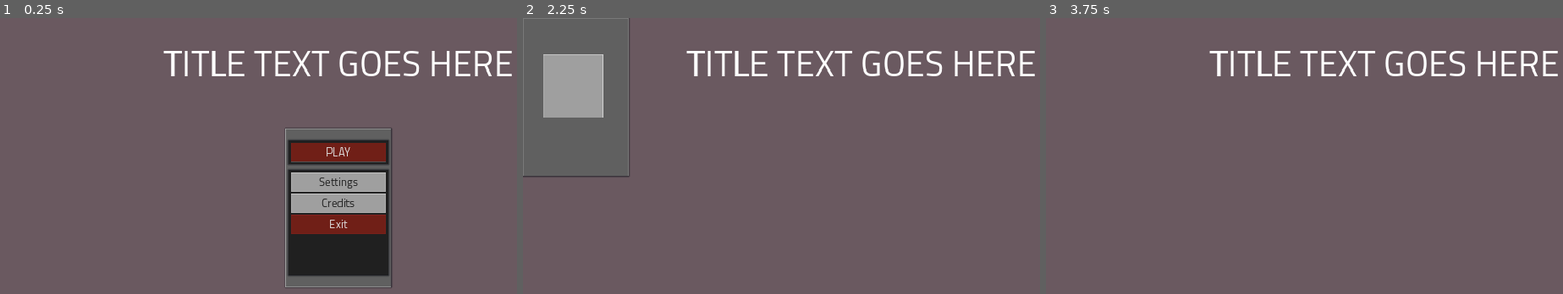
Above: before the commit, frames 1-3 (left to right).
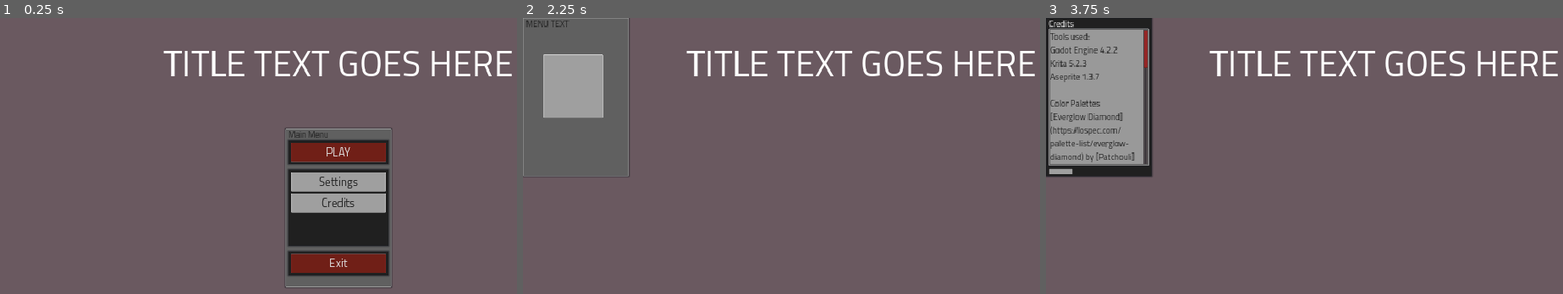
Above: after the commit, the same moments.

Repository: MindVisceral/BoneTD
Game: Godot game, scene res://UI/MainMenu/MainMenu.tscn
Two runs of this game, one before a commit and one after it. Both use one fixed random seed, a clock stepped at 60 frames per second and the inputs below.
Inputs (mouse positions are in pixels of both pictures, inside the frame that each line leads up to):
- Up to frame 1 (0.25 s): no input
- Up to frame 2 (2.25 s): click (859, 133) at 0.5 s; click (859, 282) at 1.25 s; click "Settings" at 2 s
- Up to frame 3 (3.75 s): click (1097, 87) at 2.75 s; click "Credits" at 3.5 s

The runs differ from the first frame. In frame 1, 3.5% of the frame differs, in the area x 55-76%, y 40-98%; in frame 2, 0.2%; in frame 3, 11%, in the area x 0-21%, y 0-58%.
Error before the commit: Invalid assignment of property or key 'visible' with value of type 'bool' on a base object of type 'Nil'. (res://UI/MainMenu/MainMenuManager.gd:67)

Commit message:
Finished Credits Menu visuals

Diff:
--- a/UI/DraggableMenu/DraggableMenu.tscn
+++ b/UI/DraggableMenu/DraggableMenu.tscn
@@ -19,6 +19,16 @@
 anchor_bottom = 1.0
 grow_horizontal = 2
 grow_vertical = 2
+
+[node name="Label" type="Label" parent="."]
+custom_minimum_size = Vector2(30, 30)
+layout_mode = 1
+anchors_preset = -1
+offset_left = 8.0
+offset_top = -4.0
+offset_right = 90.0
+offset_bottom = 32.0
+text = "MENU TEXT"
 
 [node name="DragButtonTop" type="Button" parent="."]
 custom_minimum_size = Vector2(100, 30)
--- a/UI/MainMenu/MainMenu.tscn
+++ b/UI/MainMenu/MainMenu.tscn
@@ -11,12 +11,13 @@
 grow_horizontal = 2
 grow_vertical = 2
 
-[node name="MainMenuManager" type="Node" parent="." node_paths=PackedStringArray("main_menu", "settings_menu", "current_menu", "all_menus")]
+[node name="MainMenuManager" type="Node" parent="." node_paths=PackedStringArray("menus", "main_menu", "settings_menu", "credits_menu", "current_menu")]
 script = ExtResource("1_ypm3j")
-main_menu = NodePath("../DraggableMainMenu")
-settings_menu = NodePath("../DraggableSettingsMenu")
-current_menu = NodePath("../DraggableMainMenu")
-all_menus = [NodePath("../DraggableMainMenu"), NodePath("../DraggableSettingsMenu")]
+menus = NodePath("../Menus")
+main_menu = NodePath("../Menus/DraggableMainMenu")
+settings_menu = NodePath("../Menus/DraggableSettingsMenu")
+credits_menu = NodePath("../Menus/DraggableCreditsMenu")
+current_menu = NodePath("../Menus/DraggableMainMenu")
 
 [node name="Background" type="ColorRect" parent="."]
 layout_mode = 1
@@ -53,30 +54,38 @@
 deselect_on_focus_loss_enabled = false
 drag_and_drop_selection_enabled = false
 
-[node name="DraggableMainMenu" parent="." instance=ExtResource("1_genn2")]
+[node name="Menus" type="Control" parent="."]
+anchors_preset = 0
+offset_right = 40.0
+offset_bottom = 40.0
+
+[node name="DraggableMainMenu" parent="Menus" instance=ExtResource("1_genn2")]
 custom_minimum_size = Vector2(300, 450)
 layout_mode = 1
 anchor_left = 0.422
 anchor_top = 0.292
 anchor_right = 0.578
 anchor_bottom = 0.708
-offset_left = -0.23999
-offset_top = -0.359985
-offset_right = 0.23999
-offset_bottom = 0.359985
-grow_vertical = 2
-
-[node name="DragButtonTop" parent="DraggableMainMenu" index="1"]
+offset_left = 793.12
+offset_top = 303.32
+offset_right = 1086.88
+offset_bottom = 736.68
+grow_vertical = 2
+
+[node name="Label" parent="Menus/DraggableMainMenu" index="1"]
+text = "Main Menu"
+
+[node name="DragButtonTop" parent="Menus/DraggableMainMenu" index="2"]
 anchors_preset = -1
 anchor_bottom = 0.067
 offset_bottom = -0.150002
 
-[node name="DragButtonBottom" parent="DraggableMainMenu" index="2"]
+[node name="DragButtonBottom" parent="Menus/DraggableMainMenu" index="3"]
 anchors_preset = -1
 anchor_top = 0.933
 offset_top = 0.149994
 
-[node name="VSubPanelContainer" type="VBoxContainer" parent="DraggableMainMenu"]
+[node name="VSubPanelContainer" type="VBoxContainer" parent="Menus/DraggableMainMenu"]
 layout_mode = 1
 anchors_preset = -1
 anchor_right = 1.0
@@ -89,13 +98,13 @@
 grow_vertical = 2
 theme_override_constants/separation = 16
 
-[node name="PlayDarkSubPanel" type="Panel" parent="DraggableMainMenu/VSubPanelContainer"]
+[node name="PlayDarkSubPanel" type="Panel" parent="Menus/DraggableMainMenu/VSubPanelContainer"]
 layout_mode = 2
 size_flags_vertical = 3
-size_flags_stretch_ratio = 0.23
+size_flags_stretch_ratio = 0.22
 theme_type_variation = &"DarkPanel"
 
-[node name="VBoxContainer" type="VBoxContainer" parent="DraggableMainMenu/VSubPanelContainer/PlayDarkSubPanel"]
+[node name="VBoxContainer" type="VBoxContainer" parent="Menus/DraggableMainMenu/VSubPanelContainer/PlayDarkSubPanel"]
 layout_mode = 1
 anchors_preset = -1
 anchor_right = 1.0
@@ -110,19 +119,20 @@
 localize_numeral_system = false
 mouse_filter = 2
 
-[node name="PlayButton" type="Button" parent="DraggableMainMenu/VSubPanelContainer/PlayDarkSubPanel/VBoxContainer"]
+[node name="PlayButton" type="Button" parent="Menus/DraggableMainMenu/VSubPanelContainer/PlayDarkSubPanel/VBoxContainer"]
 layout_mode = 2
 focus_mode = 0
 theme_type_variation = &"RedButton"
 action_mode = 0
 text = "PLAY"
 
-[node name="OtherDarkSubPanel" type="Panel" parent="DraggableMainMenu/VSubPanelContainer"]
+[node name="OtherDarkSubPanel" type="Panel" parent="Menus/DraggableMainMenu/VSubPanelContainer"]
 layout_mode = 2
 size_flags_vertical = 3
+size_flags_stretch_ratio = 0.7
 theme_type_variation = &"DarkPanel"
 
-[node name="VBoxContainer" type="VBoxContainer" parent="DraggableMainMenu/VSubPanelContainer/OtherDarkSubPanel"]
+[node name="VBoxContainer" type="VBoxContainer" parent="Menus/DraggableMainMenu/VSubPanelContainer/OtherDarkSubPanel"]
 layout_mode = 1
 anchors_preset = -1
 anchor_right = 1.0
@@ -135,20 +145,39 @@
 grow_vertical = 2
 theme_override_constants/separation = 6
 
-[node name="SettingsButton" type="Button" parent="DraggableMainMenu/VSubPanelContainer/OtherDarkSubPanel/VBoxContainer"]
+[node name="SettingsButton" type="Button" parent="Menus/DraggableMainMenu/VSubPanelContainer/OtherDarkSubPanel/VBoxContainer"]
 layout_mode = 2
 focus_mode = 0
 action_mode = 0
 text = "Settings"
 
-[node name="CreditsButton" type="Button" parent="DraggableMainMenu/VSubPanelContainer/OtherDarkSubPanel/VBoxContainer"]
+[node name="CreditsButton" type="Button" parent="Menus/DraggableMainMenu/VSubPanelContainer/OtherDarkSubPanel/VBoxContainer"]
 layout_mode = 2
 focus_mode = 0
 action_mode = 0
 text = "Credits
 "
 
-[node name="ExitButton" type="Button" parent="DraggableMainMenu/VSubPanelContainer/OtherDarkSubPanel/VBoxContainer"]
+[node name="ExitDarkSubPanel" type="Panel" parent="Menus/DraggableMainMenu/VSubPanelContainer"]
+layout_mode = 2
+size_flags_vertical = 3
+size_flags_stretch_ratio = 0.22
+theme_type_variation = &"DarkPanel"
+
+[node name="VBoxContainer" type="VBoxContainer" parent="Menus/DraggableMainMenu/VSubPanelContainer/ExitDarkSubPanel"]
+layout_mode = 1
+anchors_preset = -1
+anchor_right = 1.0
+anchor_bottom = 1.0
+offset_left = 8.0
+offset_top = 8.0
+offset_right = -8.0
+offset_bottom = -8.0
+grow_horizontal = 2
+grow_vertical = 2
+theme_override_constants/separation = 6
+
+[node name="ExitButton" type="Button" parent="Menus/DraggableMainMenu/VSubPanelContainer/ExitDarkSubPanel/VBoxContainer"]
 layout_mode = 2
 focus_mode = 0
 theme_type_variation = &"RedButton"
@@ -156,25 +185,26 @@
 text = "Exit
 "
 
-[node name="DraggableSettingsMenu" parent="." instance=ExtResource("1_genn2")]
+[node name="DraggableSettingsMenu" parent="Menus" instance=ExtResource("1_genn2")]
+visible = false
 custom_minimum_size = Vector2(300, 450)
 layout_mode = 1
 anchor_right = 0.156
 anchor_bottom = 0.417
-offset_right = 0.47998
-offset_bottom = -0.360016
-
-[node name="DragButtonTop" parent="DraggableSettingsMenu" index="1"]
+offset_right = 293.76
+offset_bottom = 433.32
+
+[node name="DragButtonTop" parent="Menus/DraggableSettingsMenu" index="2"]
 anchors_preset = -1
 anchor_bottom = 0.067
 offset_bottom = -0.150002
 
-[node name="DragButtonBottom" parent="DraggableSettingsMenu" index="2"]
+[node name="DragButtonBottom" parent="Menus/DraggableSettingsMenu" index="3"]
 anchors_preset = -1
 anchor_top = 0.933
 offset_top = 28.15
 
-[node name="ReturnButton" type="Button" parent="DraggableSettingsMenu"]
+[node name="ReturnButton" type="Button" parent="Menus/DraggableSettingsMenu"]
 layout_mode = 1
 anchors_preset = -1
 anchor_left = 0.193
@@ -186,11 +216,96 @@
 offset_right = -0.100006
 offset_bottom = 0.0499878
 
-[connection signal="pressed" from="DraggableMainMenu/VSubPanelContainer/PlayDarkSubPanel/VBoxContainer/PlayButton" to="MainMenuManager" method="_play_pressed"]
-[connection signal="pressed" from="DraggableMainMenu/VSubPanelContainer/OtherDarkSubPanel/VBoxContainer/SettingsButton" to="MainMenuManager" method="_settings_pressed"]
-[connection signal="pressed" from="DraggableMainMenu/VSubPanelContainer/OtherDarkSubPanel/VBoxContainer/CreditsButton" to="MainMenuManager" method="_credits_pressed"]
-[connection signal="pressed" from="DraggableMainMenu/VSubPanelContainer/OtherDarkSubPanel/VBoxContainer/ExitButton" to="MainMenuManager" method="_exit_pressed"]
-[connection signal="pressed" from="DraggableSettingsMenu/ReturnButton" to="MainMenuManager" method="_return_pressed"]
-
-[editable path="DraggableMainMenu"]
-[editable path="DraggableSettingsMenu"]
+[node name="DraggableCreditsMenu" parent="Menus" instance=ExtResource("1_genn2")]
+custom_minimum_size = Vector2(300, 450)
+layout_mode = 1
+anchor_right = 0.156
+anchor_bottom = 0.417
+offset_right = 293.76
+offset_bottom = 433.32
+
+[node name="BackgroundPanel" parent="Menus/DraggableCreditsMenu" index="0"]
+theme_type_variation = &"DarkPanel"
+
+[node name="Label" parent="Menus/DraggableCreditsMenu" index="1"]
+theme_type_variation = &"LightLabel"
+text = "Credits"
+
+[node name="DragButtonTop" parent="Menus/DraggableCreditsMenu" index="2"]
+anchors_preset = -1
+anchor_bottom = 0.067
+offset_bottom = -0.150002
+
+[node name="DragButtonBottom" parent="Menus/DraggableCreditsMenu" index="3"]
+anchors_preset = -1
+anchor_top = 0.933
+offset_top = 28.15
+
+[node name="ReturnButton" type="Button" parent="Menus/DraggableCreditsMenu"]
+layout_mode = 1
+anchors_preset = -1
+anchor_left = 0.03
+anchor_top = 0.953
+anchor_right = 0.25
+anchor_bottom = 0.987
+offset_top = 0.149963
+offset_bottom = -0.150024
+
+[node name="DefaultSubPanel" type="Panel" parent="Menus/DraggableCreditsMenu"]
+layout_mode = 1
+anchors_preset = -1
+anchor_right = 1.0
+anchor_bottom = 1.0
+offset_left = 8.0
+offset_top = 30.0
+offset_right = -8.0
+offset_bottom = -30.0
+grow_horizontal = 2
+grow_vertical = 2
+
+[node name="CreditsTextUneditable" type="TextEdit" parent="Menus/DraggableCreditsMenu/DefaultSubPanel"]
+layout_mode = 1
+anchors_preset = -1
+anchor_right = 1.0
+anchor_bottom = 1.0
+offset_left = 4.0
+offset_top = 4.0
+offset_right = -4.0
+offset_bottom = -4.0
+grow_horizontal = 2
+grow_vertical = 2
+text = "Tools used:
+Godot Engine 4.2.2
+Krita 5.2.3
+Aseprite 1.3.7
+
+Color Palettes
+[Everglow Diamond](https://lospec.com/palette-list/everglow-diamond) by [Patchouli](https://lospec.com/patchoulitei) - Modified to also feature complementary colors (on a color wheel)
+[Optimized Grayscale 4 Palette](https://lospec.com/palette-list/optimized-grayscale-4) by [Yousurname](https://lospec.com/yousurname) - Used mostly in Menus
+
+Font
+[Titillium Web](https://fonts.google.com/specimen/Titillium+Web) Regular from/by [Google](https://fonts.adobe.com/foundries/google)
+
+Inspirations/References
+Main Menu - heavily based on [Factorio](https://factorio.com/) Main Menu
+"
+placeholder_text = "[CREDITS GO HERE]"
+editable = false
+context_menu_enabled = false
+shortcut_keys_enabled = false
+drag_and_drop_selection_enabled = false
+virtual_keyboard_enabled = false
+middle_mouse_paste_enabled = false
+wrap_mode = 1
+scroll_smooth = true
+
+[connection signal="pressed" from="Menus/DraggableMainMenu/VSubPanelContainer/PlayDarkSubPanel/VBoxContainer/PlayButton" to="MainMenuManager" method="_play_pressed"]
+[connection signal="pressed" from="Menus/DraggableMainMenu/VSubPanelContainer/OtherDarkSubPanel/VBoxContainer/SettingsButton" to="MainMenuManager" method="_settings_pressed"]
+[connection signal="pressed" from="Menus/DraggableMainMenu/VSubPanelContainer/OtherDarkSubPanel/VBoxContainer/CreditsButton" to="MainMenuManager" method="_credits_pressed"]
+[connection signal="pressed" from="Menus/DraggableMainMenu/VSubPanelContainer/ExitDarkSubPanel/VBoxContainer/ExitButton" to="MainMenuManager" method="_exit_pressed"]
+[connection signal="pressed" from="Menus/DraggableSettingsMenu/ReturnButton" to="MainMenuManager" method="_return_pressed"]
+[connection signal="pressed" from="Menus/DraggableCreditsMenu/ReturnButton" to="MainMenuManager" method="_return_pressed"]
+
+[editable path="Menus/DraggableMainMenu"]
+[editable path="Menus/DraggableSettingsMenu"]
+[editable path="Menus/DraggableCreditsMenu"]
--- a/UI/MainMenu/MainMenuManager.gd
+++ b/UI/MainMenu/MainMenuManager.gd
@@ -16,6 +16,10 @@
 ###-------------------------------------------------------------------------###
 ##### References
 ###-------------------------------------------------------------------------###
+
+## This Node holds all the DraggableMenus as its children
+@export var menus: Control
+
 
 @export_group("Menus")
 
@@ -38,8 +42,13 @@
 ## Which Menu is visible and shown/open right now?
 @export var current_menu: DraggableMenu
 
+
+###-------------------------------------------------------------------------###
+##### Regular variables
+###-------------------------------------------------------------------------###
+
 ## Array that holds all the Menus
-@export var all_menus: Array[DraggableMenu]
+var all_menus: Array[DraggableMenu]
 
 
 ###-------------------------------------------------------------------------###
@@ -47,9 +56,13 @@
 ###-------------------------------------------------------------------------###
 
 func _ready() -> void:
+	## Loop through all the DraggableMenus under the Menus Node and add them to the all_menus Array
+	## While we're at it, disable all of them - just to make sure they're all invisible.
+	for menu: DraggableMenu in menus.get_children():
+		all_menus.append(menu)
 
-	## Turn off every single Menu
-	disable_all_menus()
+		menu.visible = false
+
 
 	## And switch to the current_menu.
 	change_menu(current_menu)
@@ -65,13 +78,6 @@
 
 	current_menu = new_menu
 	current_menu.visible = true
-
-
-## Disable all Menus. Used on _ready() and as a debugging function
-func disable_all_menus() -> void:
-	for menu in all_menus:
-		menu.visible = false
-
 
 
 
Binary file changed: UI/DefaultTheme.theme
